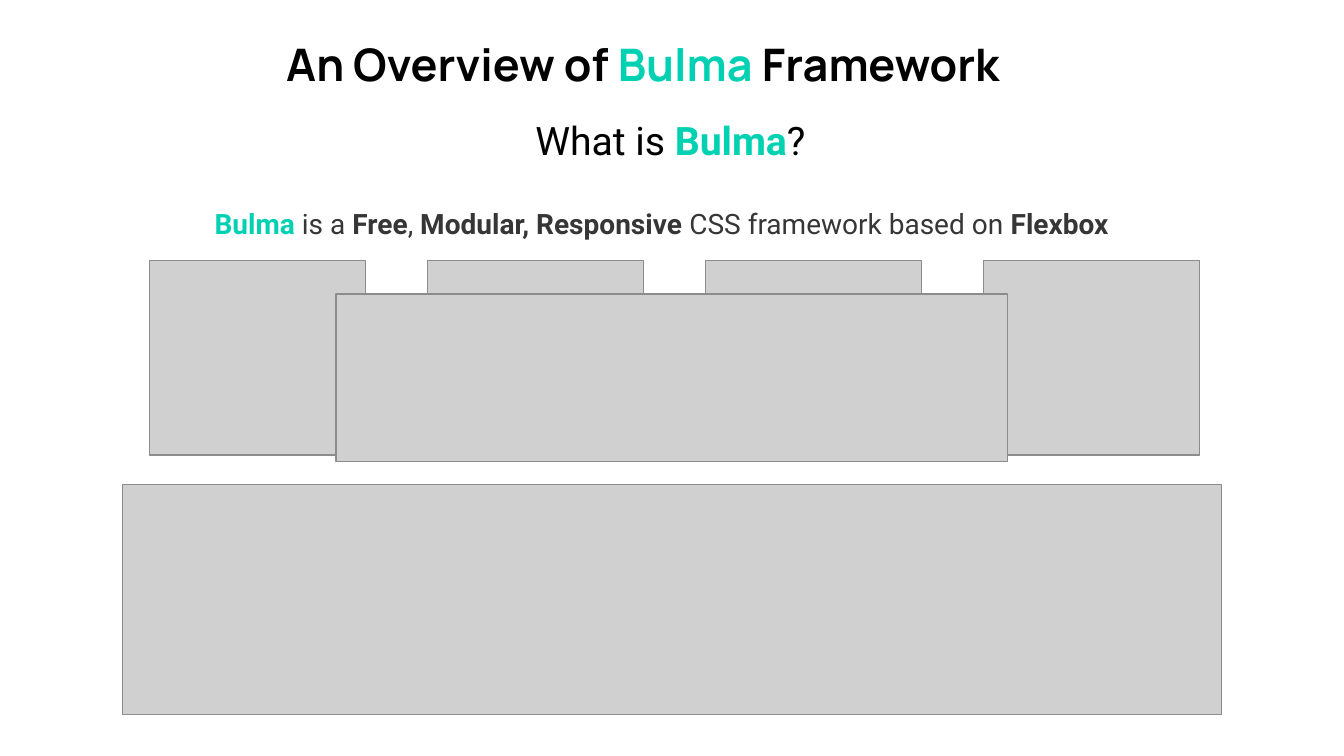
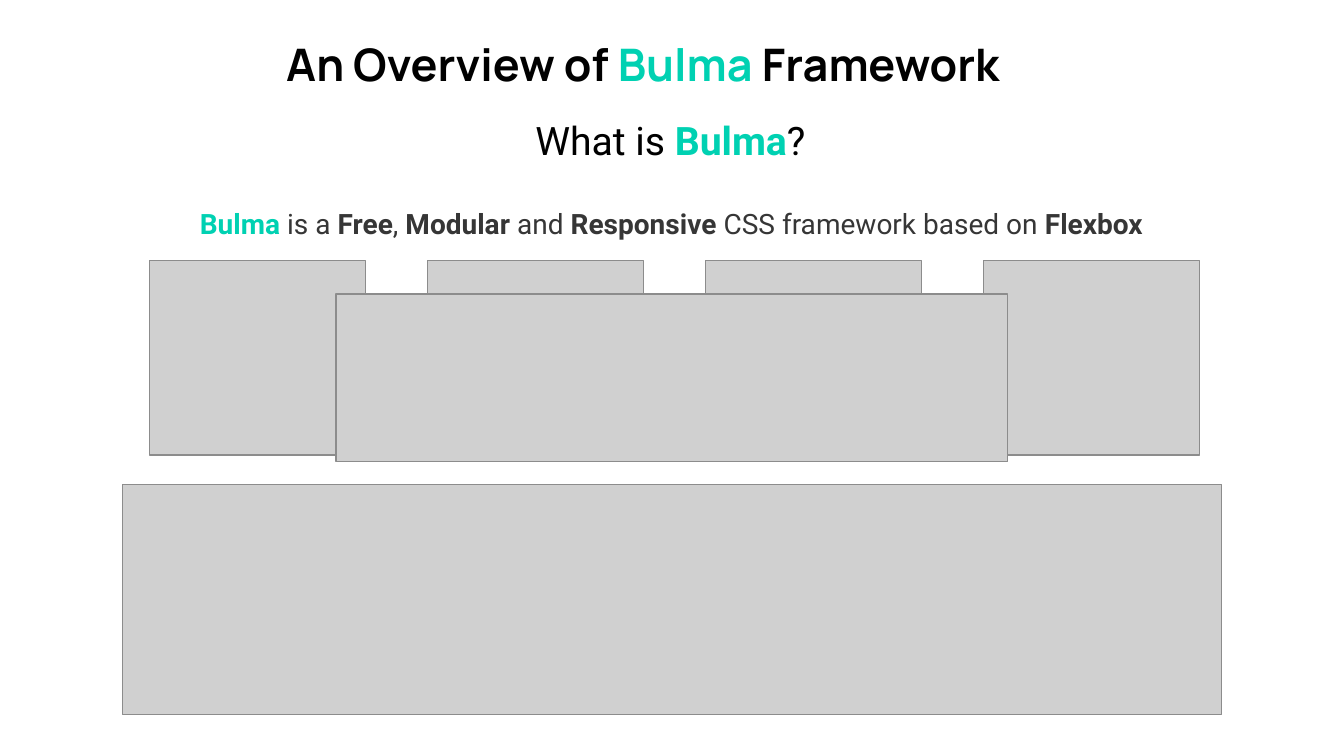
Before and after one commit to myprojectsfile/Learning-Bulma-Course, a slide deck: slide 1 of Course Materials/01- Introduction/01_04 - An Overview of Bulma Framework.pptx. Drawn at 1344x756 pixels with LibreOffice and Linux fonts; fonts in the diff are those of the drawing; grey boxes stand for pictures. Boxes give left, top, right and bottom in pixels: in the first picture for what was removed or moved away, otherwise in the second. Text is boxed around its words. In the diff, an @@ line names an element or a change of style, - is before the commit and + after.

Commit message:
Contiue Bulma Overview Presentation

```diff
--- a/Course Materials/01- Introduction/01_04 - An Overview of Bulma Framework.pptx
+++ b/Course Materials/01- Introduction/01_04 - An Overview of Bulma Framework.pptx
@@ text at [200,212,1143,240]: text changed @@
-Bulma is a Free, Modular, Responsive CSS framework based on Flexbox
+Bulma is a Free, Modular and Responsive CSS framework based on Flexbox
```
